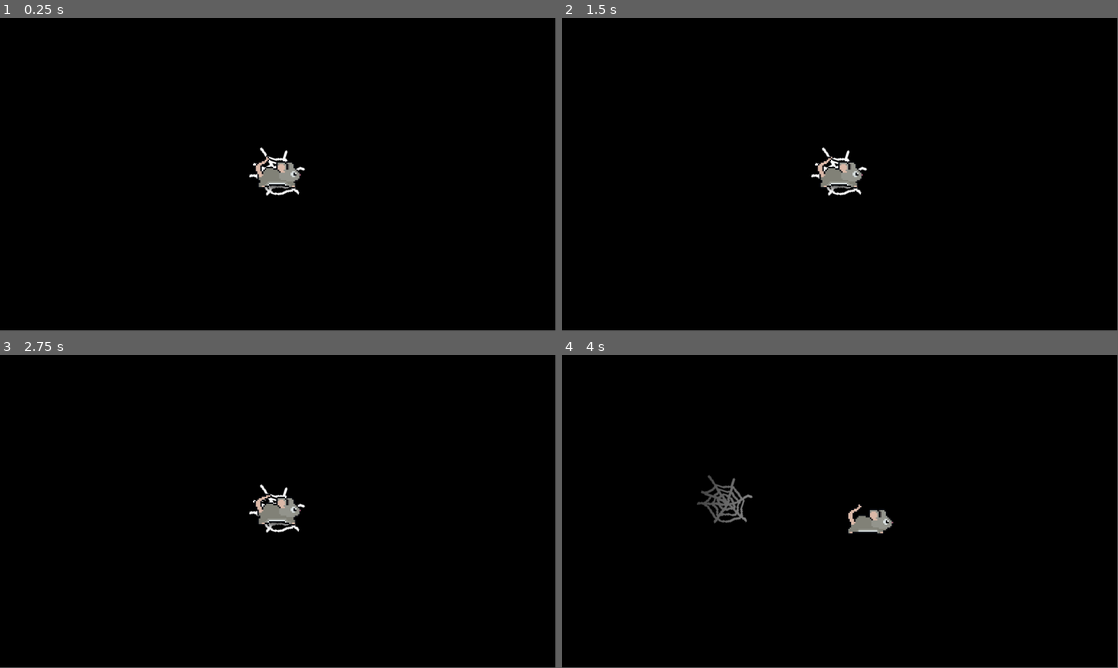
Above: before the commit, frames 1-4 (two rows, left to right).
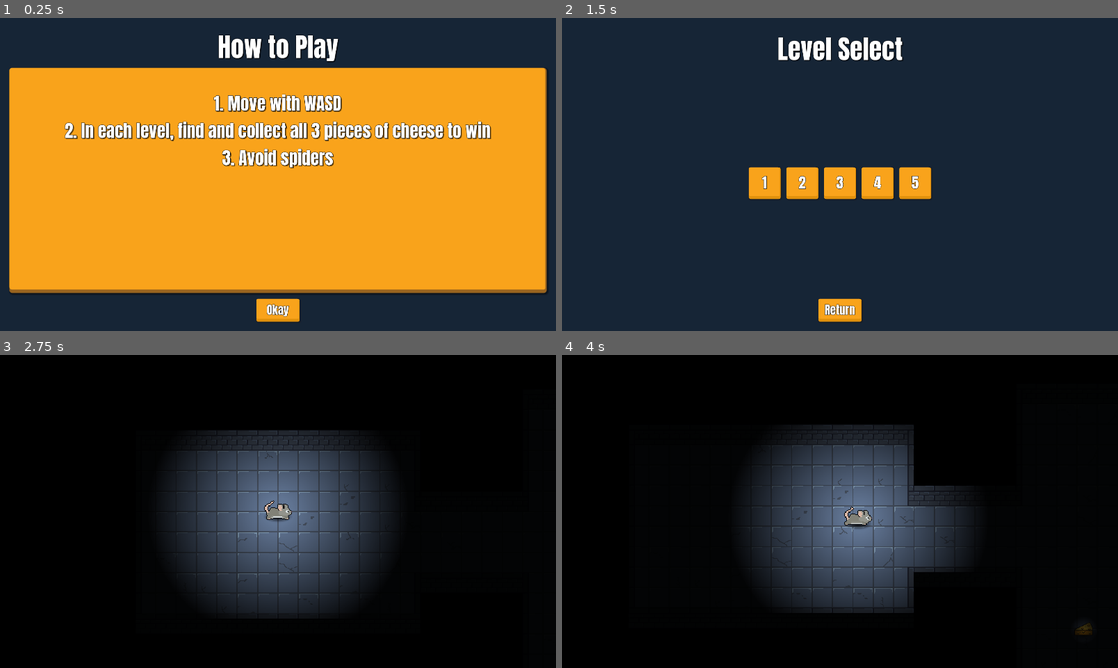
Above: after the commit, the same moments.

Repository: rhbourke/ludum-dare-56
Game: Godot game, scene res://scenes/main.tscn
Same seed, same stepped clock (60 frames per second), same inputs: the game is played once before the commit and once after it.
Inputs (mouse positions are in pixels of both pictures, inside the frame that each line leads up to):
- Up to frame 1 (0.25 s): no input
- Up to frame 2 (1.5 s): click (840, 309) at 0.5 s, where only the run after the commit has a clickable "Okay"; click (840, 212) at 1.25 s, where only the run after the commit has a clickable "Level Select"
- Up to frame 3 (2.75 s): click (200, 520) at 2 s, where only the run after the commit has a clickable "1"
- Up to frame 4 (4 s): hold D (move_right) 2.78-3.53 s; hold S (move_down) from 3.53 s (still down)
In our replay, the window is 799x449 before the commit and 800x450 after it. These sizes can differ from the game's own. Grey fills any space a smaller window leaves; there, only what the larger window draws over its background counts as a difference.

The runs differ from the first frame. In frame 1, 100% of the frame differs, in the area x 0-100%, y 0-100%; in frame 2, 99%; in frame 3, 20%; in frame 4, 19%.

Commit message:
Added a bunch of menus

Diff:
--- /dev/null
+++ b/art/theme.tres
@@ -0,0 +1,122 @@
+[gd_resource type="Theme" load_steps=8 format=3 uid="uid://uxq28rkwp8ie"]
+
+[ext_resource type="FontFile" uid="uid://c8v1vpp1rbmms" path="res://art/Anton-Regular.ttf" id="1_r7n5l"]
+
+[sub_resource type="StyleBoxFlat" id="StyleBoxFlat_rx2rv"]
+content_margin_left = 4.0
+content_margin_top = 4.0
+content_margin_right = 4.0
+content_margin_bottom = 4.0
+bg_color = Color(0.1, 0.1, 0.1, 0.3)
+corner_radius_top_left = 3
+corner_radius_top_right = 3
+corner_radius_bottom_right = 3
+corner_radius_bottom_left = 3
+corner_detail = 5
+
+[sub_resource type="StyleBoxFlat" id="StyleBoxFlat_2rws0"]
+bg_color = Color(0.6, 0.6, 0.6, 0)
+border_width_left = 2
+border_width_top = 2
+border_width_right = 2
+border_width_bottom = 2
+corner_radius_top_left = 6
+corner_radius_top_right = 6
+corner_radius_bottom_right = 6
+corner_radius_bottom_left = 6
+
+[sub_resource type="StyleBoxFlat" id="StyleBoxFlat_8hv48"]
+content_margin_left = 3.0
+content_margin_top = 7.0
+content_margin_right = 3.0
+content_margin_bottom = 10.0
+bg_color = Color(0.996669, 0.722804, 0.378448, 1)
+border_width_right = 3
+border_width_bottom = 10
+border_color = Color(0.959666, 0.626403, 0.0914081, 1)
+corner_radius_top_left = 6
+corner_radius_top_right = 6
+corner_radius_bottom_right = 6
+corner_radius_bottom_left = 6
+shadow_color = Color(0.0980392, 0.0980392, 0.109804, 0.6)
+shadow_size = 4
+shadow_offset = Vector2(2, 2)
+
+[sub_resource type="StyleBoxFlat" id="StyleBoxFlat_fu80f"]
+content_margin_left = 12.0
+content_margin_top = 7.0
+content_margin_right = 12.0
+content_margin_bottom = 10.0
+bg_color = Color(0.976471, 0.639216, 0.105882, 1)
+border_width_right = 3
+border_width_bottom = 10
+border_color = Color(0.879986, 0.569722, 0.0490934, 1)
+corner_radius_top_left = 6
+corner_radius_top_right = 6
+corner_radius_bottom_right = 6
+corner_radius_bottom_left = 6
+shadow_color = Color(0.0980392, 0.0980392, 0.109804, 0.6)
+shadow_size = 4
+shadow_offset = Vector2(2, 2)
+
+[sub_resource type="StyleBoxFlat" id="StyleBoxFlat_ws0ds"]
+content_margin_left = 3.0
+content_margin_top = 7.0
+content_margin_right = 3.0
+content_margin_bottom = 10.0
+bg_color = Color(0.906804, 0.58832, 0.0596598, 1)
+border_width_right = 3
+border_width_bottom = 10
+border_color = Color(0.804746, 0.518632, 0.0309881, 1)
+corner_radius_top_left = 6
+corner_radius_top_right = 6
+corner_radius_bottom_right = 6
+corner_radius_bottom_left = 6
+shadow_color = Color(0.0980392, 0.0980392, 0.109804, 0.6)
+shadow_size = 4
+shadow_offset = Vector2(2, 2)
+
+[sub_resource type="StyleBoxFlat" id="StyleBoxFlat_k0ioc"]
+bg_color = Color(0.976471, 0.639216, 0.105882, 1)
+border_width_right = 5
+border_width_bottom = 12
+border_color = Color(0.598134, 0.393361, 0.122251, 1)
+corner_radius_top_left = 10
+corner_radius_top_right = 10
+corner_radius_bottom_right = 10
+corner_radius_bottom_left = 10
+shadow_color = Color(0, 0, 0, 0.454902)
+shadow_size = 6
+shadow_offset = Vector2(3, 3)
+
+[resource]
+default_font = ExtResource("1_r7n5l")
+default_font_size = 20
+Button/colors/font_color = Color(1, 1, 1, 1)
+Button/colors/font_disabled_color = Color(0.875, 0.875, 0.875, 0.5)
+Button/colors/font_focus_color = Color(0.95, 0.95, 0.95, 1)
+Button/colors/font_hover_color = Color(0.95, 0.95, 0.95, 1)
+Button/colors/font_hover_pressed_color = Color(1, 1, 1, 1)
+Button/colors/font_outline_color = Color(0, 0, 0, 1)
+Button/colors/font_pressed_color = Color(1, 1, 1, 1)
+Button/colors/icon_disabled_color = Color(1, 1, 1, 0.4)
+Button/colors/icon_focus_color = Color(1, 1, 1, 1)
+Button/colors/icon_hover_color = Color(1, 1, 1, 1)
+Button/colors/icon_hover_pressed_color = Color(1, 1, 1, 1)
+Button/colors/icon_normal_color = Color(1, 1, 1, 1)
+Button/colors/icon_pressed_color = Color(1, 1, 1, 1)
+Button/constants/align_to_largest_stylebox = 0
+Button/constants/h_separation = 4
+Button/constants/icon_max_width = 0
+Button/constants/outline_size = 4
+Button/styles/disabled = SubResource("StyleBoxFlat_rx2rv")
+Button/styles/focus = SubResource("StyleBoxFlat_2rws0")
+Button/styles/hover = SubResource("StyleBoxFlat_8hv48")
+Button/styles/normal = SubResource("StyleBoxFlat_fu80f")
+Button/styles/pressed = SubResource("StyleBoxFlat_ws0ds")
+Label/colors/font_shadow_color = Color(0, 0, 0, 0.513726)
+Label/constants/outline_size = 4
+Label/constants/shadow_offset_x = 3
+Label/constants/shadow_offset_y = 3
+Label/constants/shadow_outline_size = 3
+Panel/styles/panel = SubResource("StyleBoxFlat_k0ioc")
--- a/project.godot
+++ b/project.godot
@@ -14,6 +14,13 @@
 run/main_scene="res://scenes/main.tscn"
 config/features=PackedStringArray("4.3", "GL Compatibility")
 config/icon="res://art/icon.svg"
+
+[display]
+
+window/size/viewport_width=1920
+window/size/viewport_height=1080
+window/size/mode=3
+window/stretch/mode="viewport"
 
 [global_group]
 
--- /dev/null
+++ b/scenes/main.gd
@@ -0,0 +1,89 @@
+extends Control
+
+var curr_level_instance
+@onready var main_menu = $Menus/Main
+@onready var how_to_play_menu = $Menus/HowToPlay
+@onready var level_select_menu = $Menus/LevelSelect
+@onready var options_menu = $Menus/Options
+@onready var color_rect = $Menus/ColorRect
+@onready var canvas_modulate = $CanvasModulate
+@onready var UI_camera = $"UI Cam"
+
+func unload_level():
+	if (is_instance_valid(curr_level_instance)):
+		curr_level_instance.queue_free()
+	curr_level_instance = null
+	UI_camera.enabled = true
+
+func load_level(level_name: String):
+	unload_level()
+	var level_path := "res://levels/%s.tscn" % level_name
+	var level_resource := load(level_path)
+	if (level_resource):
+		curr_level_instance = level_resource.instantiate()
+		add_child(curr_level_instance)
+	close_all_menus()
+	UI_camera.enabled = false
+
+func close_all_menus():
+	main_menu.hide()
+	how_to_play_menu.hide()
+	level_select_menu.hide()
+	options_menu.hide()
+	color_rect.hide()
+	canvas_modulate.show()
+
+func open_menu(menu: String):
+	close_all_menus()
+	color_rect.show()
+	canvas_modulate.hide()
+	get_node("Menus/"+menu).show()
+
+func _on_howto_play_button_pressed() -> void:
+	open_menu("HowToPlay")
+
+
+func _on_return_from_how_to_play_pressed() -> void:
+	open_menu("Main")
+
+
+func _on_return_from_level_select_pressed() -> void:
+	open_menu("Main")
+
+
+func _on_level_select_button_pressed() -> void:
+	open_menu("LevelSelect")
+
+
+func _on_quit_button_pressed() -> void:
+	get_tree().quit()
+
+func _on_load_level_1_pressed() -> void:
+	load_level("Level1")
+
+func _on_load_level_2_pressed() -> void:
+	load_level("Level2")
+
+func _on_load_level_3_pressed() -> void:
+	load_level("Level3")
+
+func _on_load_level_4_pressed() -> void:
+	load_level("Level4")
+
+func _on_load_level_5_pressed() -> void:
+	load_level("Level5")
+
+
+func _on_options_button_pressed() -> void:
+	open_menu("Options")
+
+
+func _on_return_from_options_pressed() -> void:
+	open_menu("Main")
+
+
+func _on_fullscreen_toggle_pressed() -> void:
+	if DisplayServer.window_get_mode() == DisplayServer.WINDOW_MODE_FULLSCREEN:
+		DisplayServer.window_set_mode(DisplayServer.WINDOW_MODE_WINDOWED)
+	else:
+		DisplayServer.window_set_mode(DisplayServer.WINDOW_MODE_FULLSCREEN)
--- a/scenes/main.tscn
+++ b/scenes/main.tscn
@@ -1,60 +1,45 @@
-[gd_scene load_steps=2 format=3 uid="uid://kv0vjr4fxykp"]
+[gd_scene load_steps=3 format=3 uid="uid://kv0vjr4fxykp"]
 
-[ext_resource type="PackedScene" uid="uid://c7uowhqfi8vnq" path="res://levels/level0.tscn" id="1_543x1"]
+[ext_resource type="Script" path="res://scenes/main.gd" id="1_8u66y"]
+[ext_resource type="PackedScene" uid="uid://smnutmxktj34" path="res://scenes/menus.tscn" id="3_2kjpq"]
 
-[node name="Game" type="Node2D"]
-
-[node name="level0" parent="." instance=ExtResource("1_543x1")]
-
-[node name="UI" type="Control" parent="."]
+[node name="Game" type="Control"]
 layout_mode = 3
-anchors_preset = 0
-offset_right = 40.0
-offset_bottom = 40.0
-
-[node name="HUD" type="Control" parent="UI"]
-layout_mode = 3
-anchors_preset = 0
-offset_right = 40.0
-offset_bottom = 40.0
-
-[node name="Options" type="Control" parent="UI"]
-layout_mode = 3
-anchors_preset = 0
-offset_right = 40.0
-offset_bottom = 40.0
-
-[node name="Main" type="Control" parent="UI"]
-layout_mode = 3
-anchors_preset = 0
-offset_right = 40.0
-offset_bottom = 40.0
-
-[node name="Guide" type="Control" parent="UI"]
-layout_mode = 3
-anchors_preset = 0
-offset_right = 40.0
-offset_bottom = 40.0
-
-[node name="Pause" type="Control" parent="UI"]
-layout_mode = 3
-anchors_preset = 0
-offset_right = 40.0
-offset_bottom = 40.0
-
-[node name="Level Select" type="Control" parent="UI"]
-layout_mode = 3
-anchors_preset = 0
-offset_right = 40.0
-offset_bottom = 40.0
-
-[node name="Game Over" type="Control" parent="UI"]
-layout_mode = 3
-anchors_preset = 0
-offset_right = 40.0
-offset_bottom = 40.0
+anchors_preset = 15
+anchor_right = 1.0
+anchor_bottom = 1.0
+grow_horizontal = 2
+grow_vertical = 2
+size_flags_horizontal = 6
+size_flags_vertical = 6
+script = ExtResource("1_8u66y")
 
 [node name="Music" type="AudioStreamPlayer" parent="."]
 
+[node name="Menus" parent="." instance=ExtResource("3_2kjpq")]
+layout_mode = 1
+size_flags_horizontal = 3
+size_flags_vertical = 3
+
+[node name="UI Cam" type="Camera2D" parent="."]
+anchor_mode = 0
+
 [node name="CanvasModulate" type="CanvasModulate" parent="."]
+visible = false
 color = Color(0.0352941, 0.0352941, 0.0352941, 1)
+
+[connection signal="pressed" from="Menus/Main/VBoxContainer/ButtonsVBox/LevelSelectButton" to="." method="_on_level_select_button_pressed"]
+[connection signal="pressed" from="Menus/Main/VBoxContainer/ButtonsVBox/HowtoPlayButton" to="." method="_on_howto_play_button_pressed"]
+[connection signal="pressed" from="Menus/Main/VBoxContainer/ButtonsVBox/OptionsButton" to="." method="_on_options_button_pressed"]
+[connection signal="pressed" from="Menus/Main/VBoxContainer/ButtonsVBox/QuitButton" to="." method="_on_quit_button_pressed"]
+[connection signal="pressed" from="Menus/HowToPlay/VBoxContainer/ContentVBox/ReturnFromHowToPlay" to="." method="_on_return_from_how_to_play_pressed"]
+[connection signal="pressed" from="Menus/Options/VBoxContainer/MarginContainer/ContentVBox/FullscreenContainer/FullscreenToggle" to="." method="_on_fullscreen_toggle_pressed"]
+[connection signal="pressed" from="Menus/Options/VBoxContainer/MarginContainer/ContentVBox/ReturnFromOptions" to="." method="_on_return_from_options_pressed"]
+[connection signal="pressed" from="Menus/LevelSelect/VBoxContainer/ContentVBox/PanelContainer/Panel/GridContainer/LoadLevel1" to="." method="_on_load_level_1_pressed"]
+[connection signal="pressed" from="Menus/LevelSelect/VBoxContainer/ContentVBox/PanelContainer/Panel/GridContainer/LoadLevel2" to="." method="_on_load_level_2_pressed"]
+[connection signal="pressed" from="Menus/LevelSelect/VBoxContainer/ContentVBox/PanelContainer/Panel/GridContainer/LoadLevel3" to="." method="_on_load_level_3_pressed"]
+[connection signal="pressed" from="Menus/LevelSelect/VBoxContainer/ContentVBox/PanelContainer/Panel/GridContainer/LoadLevel4" to="." method="_on_load_level_4_pressed"]
+[connection signal="pressed" from="Menus/LevelSelect/VBoxContainer/ContentVBox/PanelContainer/Panel/GridContainer/LoadLevel5" to="." method="_on_load_level_5_pressed"]
+[connection signal="pressed" from="Menus/LevelSelect/VBoxContainer/ContentVBox/ReturnFromLevelSelect" to="." method="_on_return_from_level_select_pressed"]
+
+[editable path="Menus"]
--- /dev/null
+++ b/scenes/menus.tscn
@@ -0,0 +1,350 @@
+[gd_scene load_steps=4 format=3 uid="uid://smnutmxktj34"]
+
+[ext_resource type="Theme" uid="uid://uxq28rkwp8ie" path="res://art/theme.tres" id="1_7q41k"]
+[ext_resource type="Texture2D" uid="uid://cu8o6qjy3v1ii" path="res://art/cheese.png" id="2_4vu0x"]
+[ext_resource type="Texture2D" uid="uid://cu25jm8tj6jp7" path="res://art/mouse_texture.tres" id="3_07scm"]
+
+[node name="Menus" type="Control"]
+layout_mode = 3
+anchors_preset = 15
+anchor_right = 1.0
+anchor_bottom = 1.0
+grow_horizontal = 2
+grow_vertical = 2
+theme = ExtResource("1_7q41k")
+
+[node name="ColorRect" type="ColorRect" parent="."]
+layout_mode = 1
+anchors_preset = 15
+anchor_right = 1.0
+anchor_bottom = 1.0
+grow_horizontal = 2
+grow_vertical = 2
+color = Color(0.0873003, 0.144479, 0.212096, 1)
+
+[node name="Main" type="MarginContainer" parent="."]
+visible = false
+layout_mode = 1
+anchors_preset = 15
+anchor_right = 1.0
+anchor_bottom = 1.0
+grow_horizontal = 2
+grow_vertical = 2
+theme_override_constants/margin_left = 32
+theme_override_constants/margin_top = 32
+theme_override_constants/margin_right = 32
+theme_override_constants/margin_bottom = 32
+
+[node name="VBoxContainer" type="VBoxContainer" parent="Main"]
+layout_mode = 2
+alignment = 1
+
+[node name="Label" type="Label" parent="Main/VBoxContainer"]
+layout_mode = 2
+size_flags_vertical = 3
+theme = ExtResource("1_7q41k")
+theme_override_font_sizes/font_size = 140
+text = "Cheese Chase"
+horizontal_alignment = 1
+vertical_alignment = 1
+
+[node name="ButtonsVBox" type="VBoxContainer" parent="Main/VBoxContainer"]
+layout_mode = 2
+size_flags_vertical = 3
+theme_override_constants/separation = 15
+alignment = 1
+
+[node name="LevelSelectButton" type="Button" parent="Main/VBoxContainer/ButtonsVBox"]
+custom_minimum_size = Vector2(150, 70)
+layout_mode = 2
+size_flags_horizontal = 4
+size_flags_vertical = 4
+text = "Level Select"
+
+[node name="HowtoPlayButton" type="Button" parent="Main/VBoxContainer/ButtonsVBox"]
+custom_minimum_size = Vector2(150, 70)
+layout_mode = 2
+size_flags_horizontal = 4
+size_flags_vertical = 4
+text = "How to Play"
+
+[node name="OptionsButton" type="Button" parent="Main/VBoxContainer/ButtonsVBox"]
+custom_minimum_size = Vector2(150, 70)
+layout_mode = 2
+size_flags_horizontal = 4
+size_flags_vertical = 4
+text = "Options"
+
+[node name="QuitButton" type="Button" parent="Main/VBoxContainer/ButtonsVBox"]
+custom_minimum_size = Vector2(150, 70)
+layout_mode = 2
+size_flags_horizontal = 4
+size_flags_vertical = 4
+text = "Quit"
+
+[node name="cheese" type="Sprite2D" parent="Main"]
+texture_filter = 1
+position = Vector2(1473, 548)
+rotation = -0.359538
+scale = Vector2(13, 13)
+texture = ExtResource("2_4vu0x")
+
+[node name="mouse" type="Sprite2D" parent="Main"]
+texture_filter = 1
+position = Vector2(513, 755)
+rotation = -0.314159
+scale = Vector2(15, 15)
+texture = ExtResource("3_07scm")
+
+[node name="HowToPlay" type="MarginContainer" parent="."]
+layout_mode = 1
+anchors_preset = 15
+anchor_right = 1.0
+anchor_bottom = 1.0
+grow_horizontal = 2
+grow_vertical = 2
+theme_override_constants/margin_left = 32
+theme_override_constants/margin_top = 32
+theme_override_constants/margin_right = 32
+theme_override_constants/margin_bottom = 32
+
+[node name="VBoxContainer" type="VBoxContainer" parent="HowToPlay"]
+layout_mode = 2
+alignment = 1
+
+[node name="Label" type="Label" parent="HowToPlay/VBoxContainer"]
+layout_mode = 2
+size_flags_vertical = 1
+theme = ExtResource("1_7q41k")
+theme_override_font_sizes/font_size = 90
+text = "How to Play"
+horizontal_alignment = 1
+vertical_alignment = 1
+
+[node name="ContentVBox" type="VBoxContainer" parent="HowToPlay/VBoxContainer"]
+layout_mode = 2
+size_flags_vertical = 3
+theme_override_constants/separation = 20
+alignment = 1
+
+[node name="Panel" type="Panel" parent="HowToPlay/VBoxContainer/ContentVBox"]
+layout_mode = 2
+size_flags_vertical = 3
+
+[node name="HowToPlayGuide" type="Label" parent="HowToPlay/VBoxContainer/ContentVBox/Panel"]
+layout_mode = 0
+offset_right = 1854.0
+offset_bottom = 433.0
+theme_override_font_sizes/font_size = 60
+text = "1. Move with WASD
+2. In each level, find and collect all 3 pieces of cheese to win
+3. Avoid spiders"
+horizontal_alignment = 1
+vertical_alignment = 1
+
+[node name="ReturnFromHowToPlay" type="Button" parent="HowToPlay/VBoxContainer/ContentVBox"]
+custom_minimum_size = Vector2(150, 0)
+layout_mode = 2
+size_flags_horizontal = 4
+size_flags_vertical = 4
+theme_override_font_sizes/font_size = 40
+text = "Okay
+"
+
+[node name="Options" type="MarginContainer" parent="."]
+visible = false
+layout_mode = 1
+anchors_preset = 15
+anchor_right = 1.0
+anchor_bottom = 1.0
+grow_horizontal = 2
+grow_vertical = 2
+theme_override_constants/margin_left = 32
+theme_override_constants/margin_top = 32
+theme_override_constants/margin_right = 32
+theme_override_constants/margin_bottom = 32
+
+[node name="VBoxContainer" type="VBoxContainer" parent="Options"]
+layout_mode = 2
+alignment = 1
+
+[node name="OptionsHeader" type="Label" parent="Options/VBoxContainer"]
+layout_mode = 2
+size_flags_vertical = 8
+theme = ExtResource("1_7q41k")
+theme_override_font_sizes/font_size = 90
+text = "Options"
+horizontal_alignment = 1
+vertical_alignment = 1
+
+[node name="MarginContainer" type="MarginContainer" parent="Options/VBoxContainer"]
+layout_mode = 2
+size_flags_vertical = 3
+theme_override_constants/margin_left = 400
+theme_override_constants/margin_right = 400
+
+[node name="ContentVBox" type="VBoxContainer" parent="Options/VBoxContainer/MarginContainer"]
+layout_mode = 2
+size_flags_vertical = 3
+theme_override_constants/separation = 20
+alignment = 1
+
+[node name="FullscreenContainer" type="GridContainer" parent="Options/VBoxContainer/MarginContainer/ContentVBox"]
+layout_mode = 2
+columns = 2
+
+[node name="FullscreenLabel" type="Label" parent="Options/VBoxContainer/MarginContainer/ContentVBox/FullscreenContainer"]
+custom_minimum_size = Vector2(300, 0)
+layout_mode = 2
+theme_override_font_sizes/font_size = 40
+text = "Fullscreen"
+
+[node name="FullscreenToggle" type="Button" parent="Options/VBoxContainer/MarginContainer/ContentVBox/FullscreenContainer"]
+custom_minimum_size = Vector2(250, 0)
+layout_mode = 2
+size_flags_horizontal = 3
+size_flags_vertical = 4
+toggle_mode = true
+button_pressed = true
+text = "Toggle Fullscreen On/Off
+"
+
+[node name="MusicContainer" type="GridContainer" parent="Options/VBoxContainer/MarginContainer/ContentVBox"]
+layout_mode = 2
+size_flags_vertical = 4
+columns = 2
+
+[node name="Label" type="Label" parent="Options/VBoxContainer/MarginContainer/ContentVBox/MusicContainer"]
+custom_minimum_size = Vector2(300, 0)
+layout_mode = 2
+theme_override_font_sizes/font_size = 40
+text = "Music Volume"
+
+[node name="Music Slider" type="HSlider" parent="Options/VBoxContainer/MarginContainer/ContentVBox/MusicContainer"]
+layout_mode = 2
+size_flags_horizontal = 3
+size_flags_vertical = 4
+
+[node name="SFX Container" type="GridContainer" parent="Options/VBoxContainer/MarginContainer/ContentVBox"]
+layout_mode = 2
+size_flags_vertical = 4
+columns = 2
+
+[node name="Label" type="Label" parent="Options/VBoxContainer/MarginContainer/ContentVBox/SFX Container"]
+custom_minimum_size = Vector2(300, 0)
+layout_mode = 2
+theme_override_font_sizes/font_size = 40
+text = "SFX Volume"
+
+[node name="SFX Slider" type="HSlider" parent="Options/VBoxContainer/MarginContainer/ContentVBox/SFX Container"]
+layout_mode = 2
+size_flags_horizontal = 3
+size_flags_vertical = 4
+
+[node name="ReturnFromOptions" type="Button" parent="Options/VBoxContainer/MarginContainer/ContentVBox"]
+custom_minimum_size = Vector2(250, 70)
+layout_mode = 2
+size_flags_horizontal = 4
+size_flags_vertical = 4
+theme_override_font_sizes/font_size = 35
+text = "Return
+"
+
+[node name="LevelSelect" type="MarginContainer" parent="."]
+visible = false
+layout_mode = 1
+anchors_preset = 15
+anchor_right = 1.0
+anchor_bottom = 1.0
+grow_horizontal = 2
+grow_vertical = 2
+theme_override_constants/margin_left = 32
+theme_override_constants/margin_top = 32
+theme_override_constants/margin_right = 32
+theme_override_constants/margin_bottom = 32
+
+[node name="VBoxContainer" type="VBoxContainer" parent="LevelSelect"]
+layout_mode = 2
+alignment = 1
+
+[node name="Label" type="Label" parent="LevelSelect/VBoxContainer"]
+custom_minimum_size = Vector2(150, 150)
+layout_mode = 2
+size_flags_horizontal = 4
+theme = ExtResource("1_7q41k")
+theme_override_font_sizes/font_size = 90
+text = "Level Select"
+horizontal_alignment = 1
+vertical_alignment = 1
+
+[node name="ContentVBox" type="VBoxContainer" parent="LevelSelect/VBoxContainer"]
+layout_mode = 2
+size_flags_vertical = 3
+theme_override_constants/separation = 15
+alignment = 1
+
+[node name="PanelContainer" type="PanelContainer" parent="LevelSelect/VBoxContainer/ContentVBox"]
+layout_mode = 2
+size_flags_horizontal = 4
+size_flags_vertical = 6
+
+[node name="Panel" type="Panel" parent="LevelSelect/VBoxContainer/ContentVBox/PanelContainer"]
+layout_mode = 2
+size_flags_vertical = 3
+
+[node name="GridContainer" type="GridContainer" parent="LevelSelect/VBoxContainer/ContentVBox/PanelContainer/Panel"]
+layout_mode = 1
+anchors_preset = 8
+anchor_left = 0.5
+anchor_top = 0.5
+anchor_right = 0.5
+anchor_bottom = 0.5
+offset_left = -233.0
+offset_top = -45.0
+offset_right = 233.0
+offset_bottom = 45.0
+grow_horizontal = 2
+grow_vertical = 2
+theme_override_constants/h_separation = 20
+columns = 5
+
+[node name="LoadLevel1" type="Button" parent="LevelSelect/VBoxContainer/ContentVBox/PanelContainer/Panel/GridContainer"]
+custom_minimum_size = Vector2(110, 110)
+layout_mode = 2
+theme_override_font_sizes/font_size = 50
+text = "1"
+
+[node name="LoadLevel2" type="Button" parent="LevelSelect/VBoxContainer/ContentVBox/PanelContainer/Panel/GridContainer"]
+custom_minimum_size = Vector2(110, 110)
+layout_mode = 2
+theme_override_font_sizes/font_size = 50
+text = "2
+"
+
+[node name="LoadLevel3" type="Button" parent="LevelSelect/VBoxContainer/ContentVBox/PanelContainer/Panel/GridContainer"]
+custom_minimum_size = Vector2(110, 110)
+layout_mode = 2
+theme_override_font_sizes/font_size = 50
+text = "3
+"
+
+[node name="LoadLevel4" type="Button" parent="LevelSelect/VBoxContainer/ContentVBox/PanelContainer/Panel/GridContainer"]
+custom_minimum_size = Vector2(110, 110)
+layout_mode = 2
+theme_override_font_sizes/font_size = 50
+text = "4"
+
+[node name="LoadLevel5" type="Button" parent="LevelSelect/VBoxContainer/ContentVBox/PanelContainer/Panel/GridContainer"]
+custom_minimum_size = Vector2(110, 110)
+layout_mode = 2
+theme_override_font_sizes/font_size = 50
+text = "5"
+
+[node name="ReturnFromLevelSelect" type="Button" parent="LevelSelect/VBoxContainer/ContentVBox"]
+custom_minimum_size = Vector2(150, 0)
+layout_mode = 2
+size_flags_horizontal = 4
+size_flags_vertical = 4
+theme_override_font_sizes/font_size = 40
+text = "Return
+"
Binary file added: art/Anton-Regular.ttf
Not shown, added: art/Anton-Regular.ttf.import
